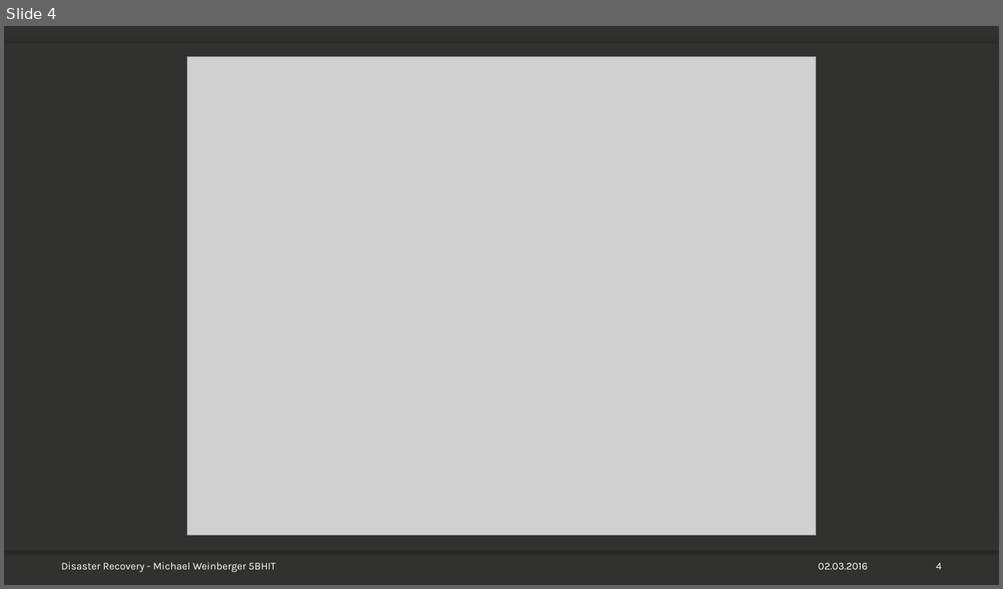
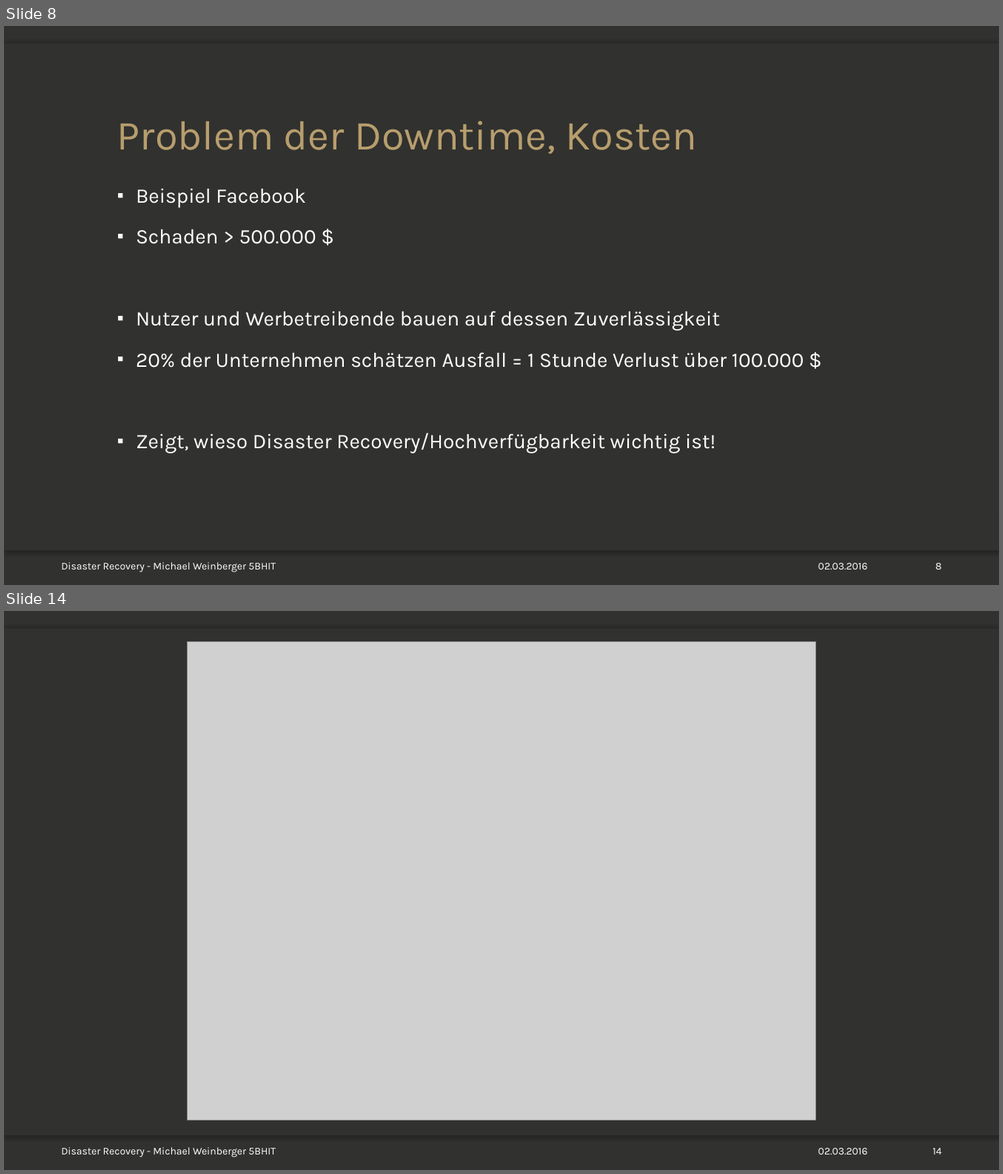
Before and after one commit to mweinberger-tgm/SYT-Referat, a slide deck: Disaster-Recovery_Weinb_5BHIT.pptx. Shown one above the other, each under a label of ours: slide 4 before the commit, slides 8 and 14 after it; the slides between them are not shown. The pictures are 1003x589 and 1003x1174 pixels, drawn with LibreOffice and Linux fonts; fonts in the diff are those of the drawing; grey boxes stand for pictures; background and template pictures are left out. Boxes give left, top, right and bottom in pixels: in the first picture for what was removed or moved away, otherwise in the second. Text is boxed around its words. In the diff, an @@ line names an element or a change of style, - is before the commit and + after.

```diff
--- a/Disaster-Recovery_Weinb_5BHIT.pptx
+++ b/Disaster-Recovery_Weinb_5BHIT.pptx
@@ slide 8 added at [4,26,999,585], background picture (left out); not listed: 3 template elements that a slide beside it also shows @@
@@ title added at [117,121,697,154], 40 pt, text #B79E6D @@
+Problem der Downtime, Kosten
@@ text added at [136,188,803,454], 20 pt, text #FFFFFF @@
+▪ Beispiel Facebook
+▪ Schaden > 500.000 $
+▪ Nutzer und Werbetreibende bauen auf dessen Zuverlässigkeit
+▪ 20% der Unternehmen schätzen Ausfall = 1 Stunde Verlust über 100.000 $
+▪ Zeigt, wieso Disaster Recovery/Hochverfügbarkeit wichtig ist!
@@ text added at [61,562,276,573], 10 pt, text #FFFFFF @@
+Disaster Recovery - Michael Weinberger 5BHIT
@@ text added at [818,563,868,570], 10 pt, text #FFFFFF @@
+02.03.2016
@@ page number added at [935,563,942,570], 10 pt, text #FFFFFF @@
+8
@@ what was slide 4 is now slide 14 @@
@@ page number at [932,1148,941,1155]: text changed @@
-4
+14
```
Also in this commit, not shown: 2 slides changed, 16 other slides added, 1 other file.
